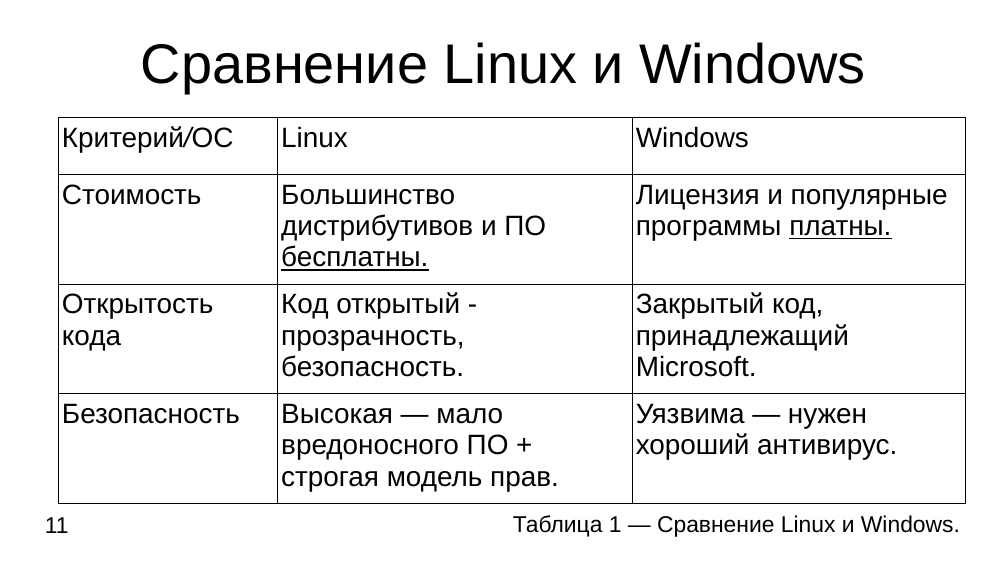
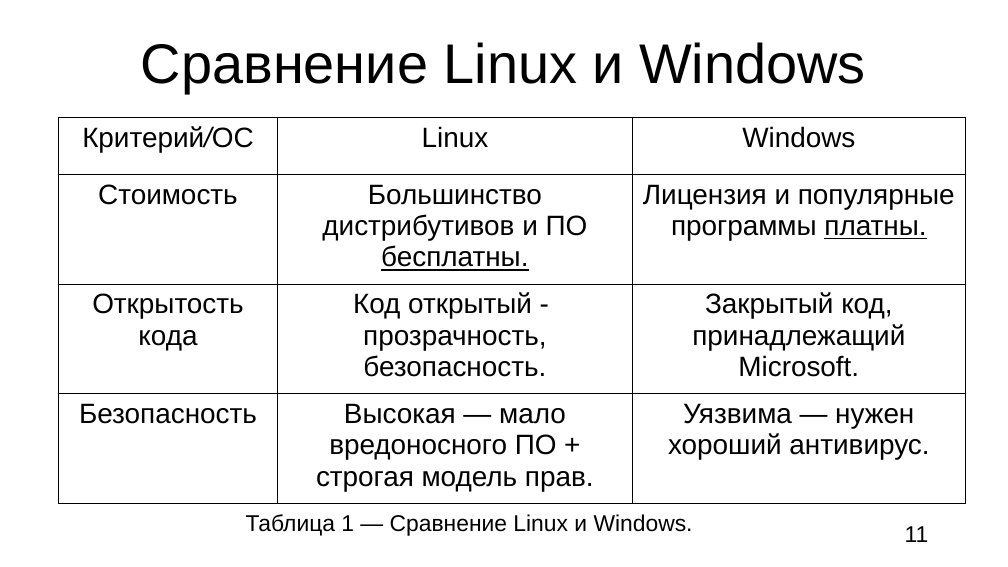
Before and after one commit to Ionova-Darya/digital-fundamentals, a slide deck: slide 11 of documents/Linux_vs_Windows.odp. Drawn at 1008x567 pixels with LibreOffice and Linux fonts; fonts in the diff are those of the drawing. Boxes give left, top, right and bottom in pixels: in the first picture for what was removed or moved away, otherwise in the second. Text is boxed around its words. In the diff, an @@ line names an element or a change of style, - is before the commit and + after.

```diff
--- a/documents/Linux_vs_Windows.odp
+++ b/documents/Linux_vs_Windows.odp
@@ table at (x1=59, y1=117, x2=966, y2=495) @@
@@ alignment left to centre @@
@@ text "Таблица 1 — Сравнение Linux ..." moved from (x1=513, y1=515, x2=960, y2=537) to (x1=246, y1=514, x2=693, y2=536) @@
@@ page number moved from (x1=45, y1=517, x2=69, y2=533) to (x1=905, y1=526, x2=929, y2=542) @@
```
Also in this commit, not shown: 12 other slides changed.
